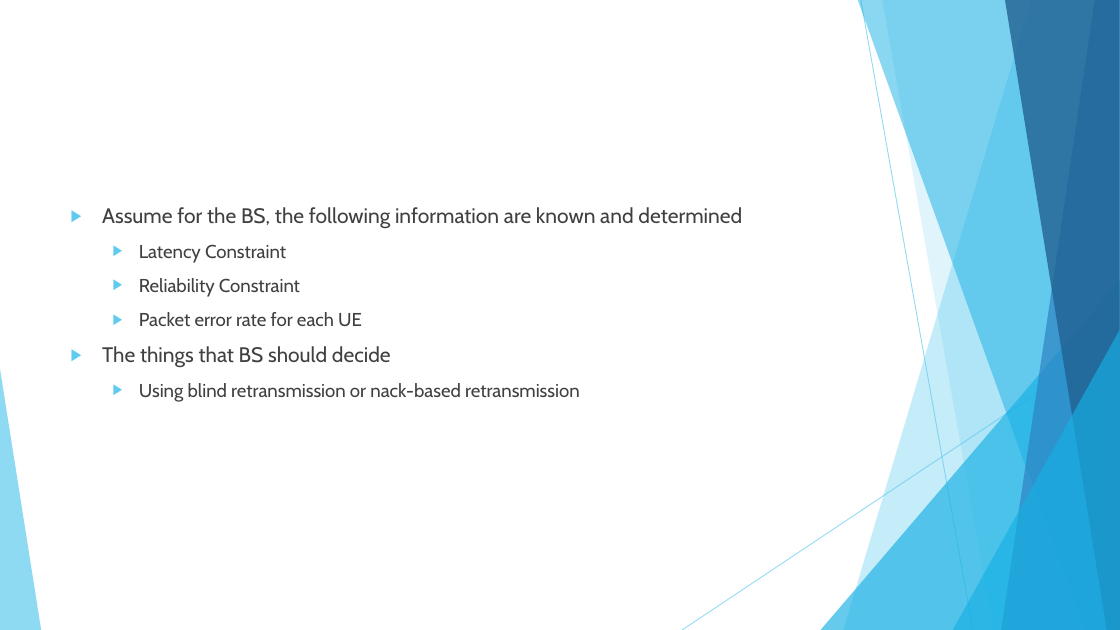
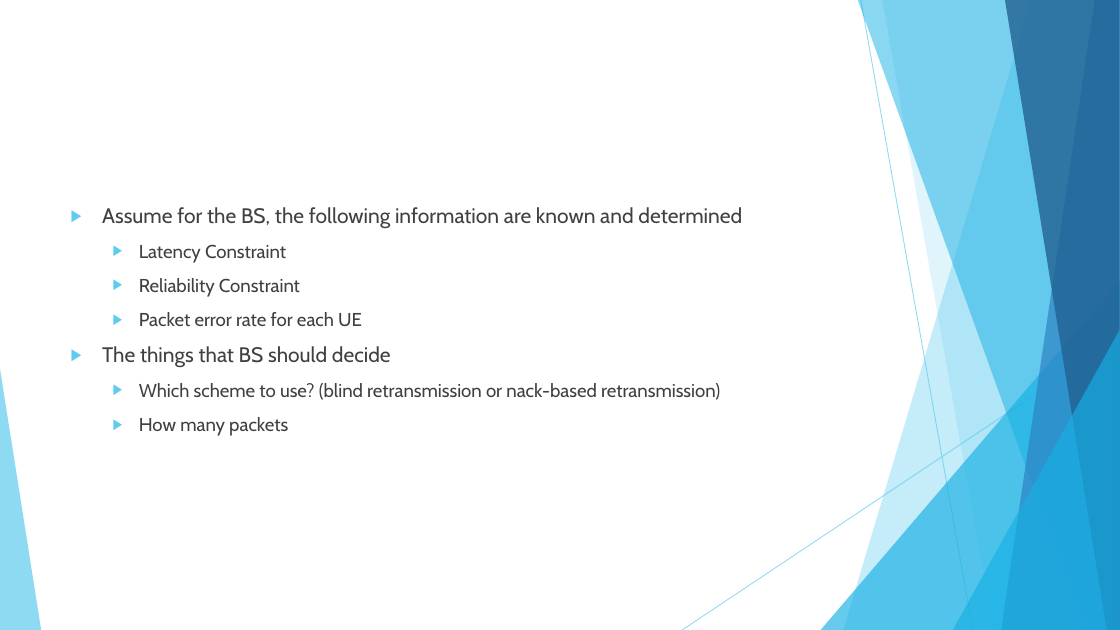
Before and after one commit to hungchun0201/Reliable_multicast_simulation, a slide deck: slide 21 of Final_project_reliable_multicast_retransmission_scheme.pptx (slide 18 before the commit). Drawn at 1120x630 pixels with LibreOffice and Linux fonts; fonts in the diff are those of the drawing. Boxes give left, top, right and bottom in pixels: in the first picture for what was removed or moved away, otherwise in the second. Text is boxed around its words. In the diff, an @@ line names an element or a change of style, - is before the commit and + after.

Commit message:
PPT update

```diff
--- a/Final_project_reliable_multicast_retransmission_scheme.pptx
+++ b/Final_project_reliable_multicast_retransmission_scheme.pptx
@@ text at [139, 383, 720, 436]: text changed @@
-  ▶ Using blind retransmission or nack-based retransmission
+  ▶ Which scheme to use? (blind retransmission or nack-based retransmission)
+  ▶ How many packets
```
Also in this commit, not shown: 3 other slides changed, 3 slides added, 4 other files.
